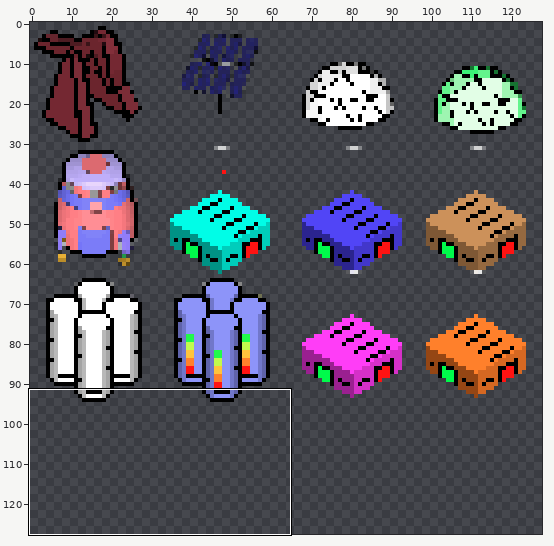
A sprite sheet gets an edit: image/buildings.png. Above, an overview of the earlier version with the close-up marked.
Close-up. Before the commit:
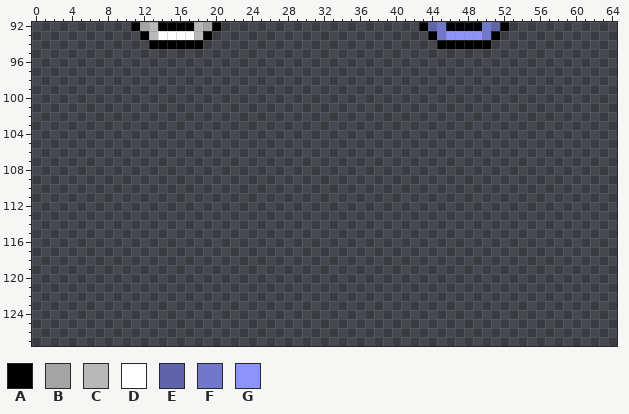
The file is 128x128 pixels. Colours within 5 levels of each other are drawn and written as one. Shown: x 0..64, y 92..127.
Palette (. is transparent): A #000000  B #a4a4a4  C #b8b8b8  D #ffffff  E #5f63aa  F #7177ca  G #8d94f9
Pixels before, first column x 11:
92 ABCAAAACBA......................AEFAAAAFEA
93 .ACDDDDCA........................AFGGGGFA.
94 ..AAAAAA..........................AAAAAA..
And afterwards:
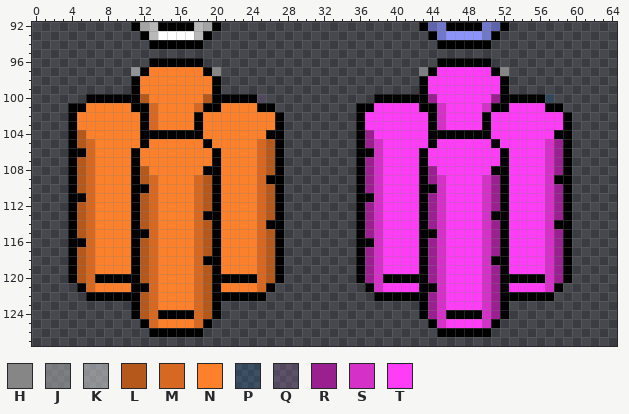
Colours new in this view: H #868686  J #b3b3b380  K #dddddd80  L #b4581c  M #d66822  N #ff802b  P #2064a340  Q #9f70b340  R #9a2090  S #d530c8  T #ff3df7
From the commit log: new store icons
Difference:
y 96: x 13..18 ...... -> AAAAAA; x 45..50 ...... -> AAAAAA
y 97: x 11..20 .......... -> KANNNNNNAH; x 43..52 .......... -> JATTTTTTAH
y 98..99: x 11..20 .......... -> ANNNNNNNNA; x 43..52 .......... -> ATTTTTTTTA
y 100: x 6..25 .................... -> AAAAAALNNNNNNLAAAAAQ; x 38..57 .................... -> AAAAAARTTTTTTRAAAAAP
y 101: x 4..26 ....................... -> AANNNNNAAMNNNNMAANNNNAA; x 36..58 ....................... -> AATTTTTAASTTTTSAATTTTAA
y 102..103: x 4..27 ........................ -> ANNNNNNNAMNNNNANNNNNNNNA; x 36..59 ........................ -> ATTTTTTTASTTTTATTTTTTTTA
y 104: x 4..27 ........................ -> ALNNNNNNAAAAAAANNNNNNNAA; x 36..59 ........................ -> ARTTTTTTAAAAAAATTTTTTTAA
y 105: x 4..27 ........................ -> ALMNNNNNANNNNNNANNNNNMLA; x 36..59 ........................ -> ARSTTTTTATTTTTTATTTTTSRA
y 106: x 4..27 ........................ -> AAMNNNNANNNNNNNNANNNNMLA; x 36..59 ........................ -> AASTTTTATTTTTTTTATTTTSRA
y 107: x 4..27 ........................ -> ALMNNNNANNNNNNNNANNNNMLA; x 36..59 ........................ -> ARSTTTTATTTTTTTTATTTTSRA
y 108: x 4..27 ........................ -> ALMNNNNALNNNNNNAANNNNMLA; x 36..59 ........................ -> ARSTTTTARTTTTTTAATTTTSRA
y 109: x 4..27 ........................ -> ALMNNNNALMNNNNMLANNNNMAA; x 36..59 ........................ -> ARSTTTTARSTTTTSRATTTTSAA
y 110: x 4..27 ........................ -> ALMNNNNAAMNNNNMLANNNNMLA; x 36..59 ........................ -> ARSTTTTAASTTTTSRATTTTSRA
y 111: x 4..27 ........................ -> AAMNNNNALMNNNNMLANNNNMLA; x 36..59 ........................ -> AASTTTTARSTTTTSRATTTTSRA
y 112: x 4..27 ........................ -> ALMNNNNALMNNNNMLANNNNMLA; x 36..59 ........................ -> ARSTTTTARSTTTTSRATTTTSRA
y 113: x 4..27 ........................ -> ALMNNNNALMNNNNMAANNNNMLA; x 36..59 ........................ -> ARSTTTTARSTTTTSAATTTTSRA
y 114: x 4..27 ........................ -> ALMNNNNALMNNNNMLANNNNMAA; x 36..59 ........................ -> ARSTTTTARSTTTTSRATTTTSAA
y 115: x 4..27 ........................ -> ALMNNNNAAMNNNNMLANNNNMLA; x 36..59 ........................ -> ARSTTTTAASTTTTSRATTTTSRA
y 116: x 4..27 ........................ -> AAMNNNNALMNNNNMLANNNNMLA; x 36..59 ........................ -> AASTTTTARSTTTTSRATTTTSRA
y 117: x 4..27 ........................ -> ALMNNNNALMNNNNMLANNNNMLA; x 36..59 ........................ -> ARSTTTTARSTTTTSRATTTTSRA
y 118: x 4..27 ........................ -> ALMNNNNALMNNNNMAANNNNMLA; x 36..59 ........................ -> ARSTTTTARSTTTTSAATTTTSRA
y 119: x 4..27 ........................ -> ALMNNNNALMNNNNMLANNNNMLA; x 36..59 ........................ -> ARSTTTTARSTTTTSRATTTTSRA
y 120: x 4..27 ........................ -> ALMAAAAALMNNNNMLAAAAAMLA; x 36..59 ........................ -> ARSAAAAARSTTTTSRAAAAASRA
y 121: x 5..26 ...................... -> AMNNNNAAMNNNNMLANNNNMA; x 37..58 ...................... -> ASTTTTAASTTTTSRATTTTSA
y 122: x 6..25 .................... -> AAAAAALMNNNNMLAAAAAA; x 38..57 .................... -> AAAAAARSTTTTSRAAAAAA
y 123: x 11..20 .......... -> ALMNNNNMLA; x 43..52 .......... -> ARSTTTTSRA
y 124: x 11..20 .......... -> ALMAAAAMLA; x 43..52 .......... -> ARSAAAASRA
y 125: x 12..19 ........ -> AMNNNNMA; x 44..51 ........ -> ASTTTTSA
y 126: x 13..18 ...... -> AAAAAA; x 45..50 ...... -> AAAAAA
Changed places in both close-ups, as pixel boxes (x1, y1, x2, y2):
added: (68, 58, 284, 337)
added: (356, 58, 572, 337)
